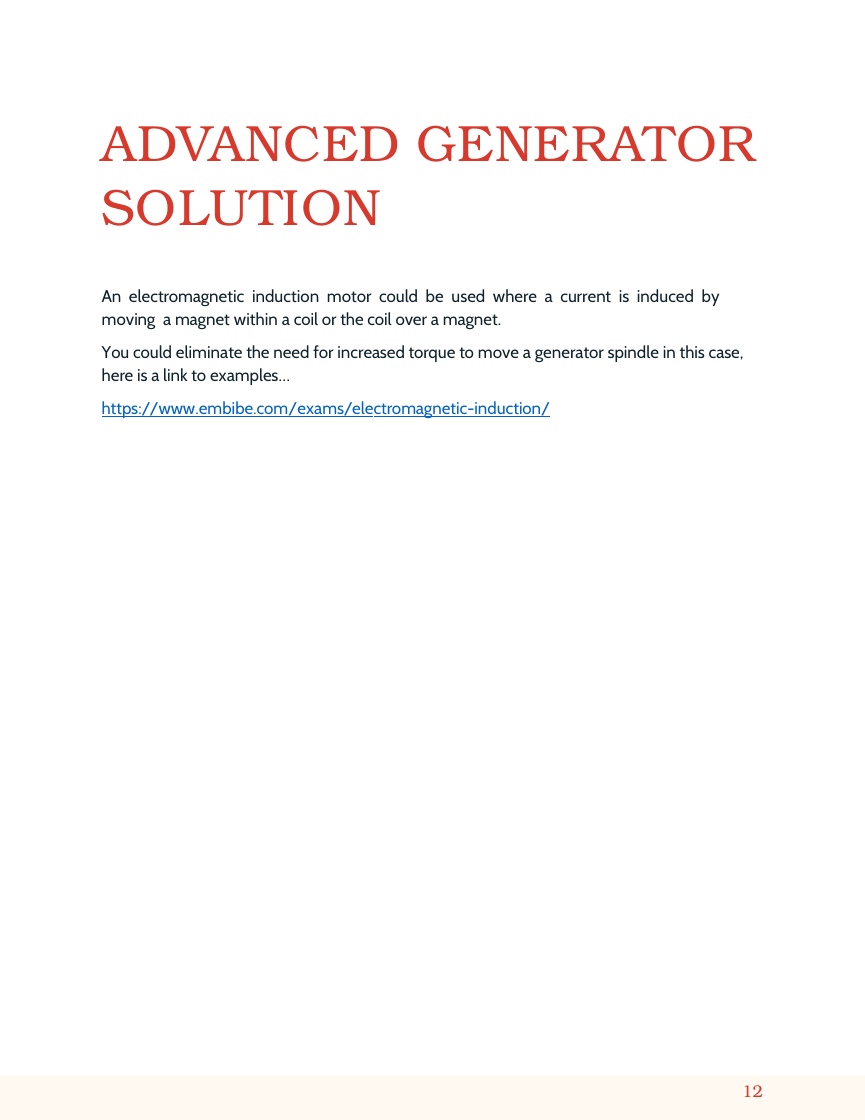
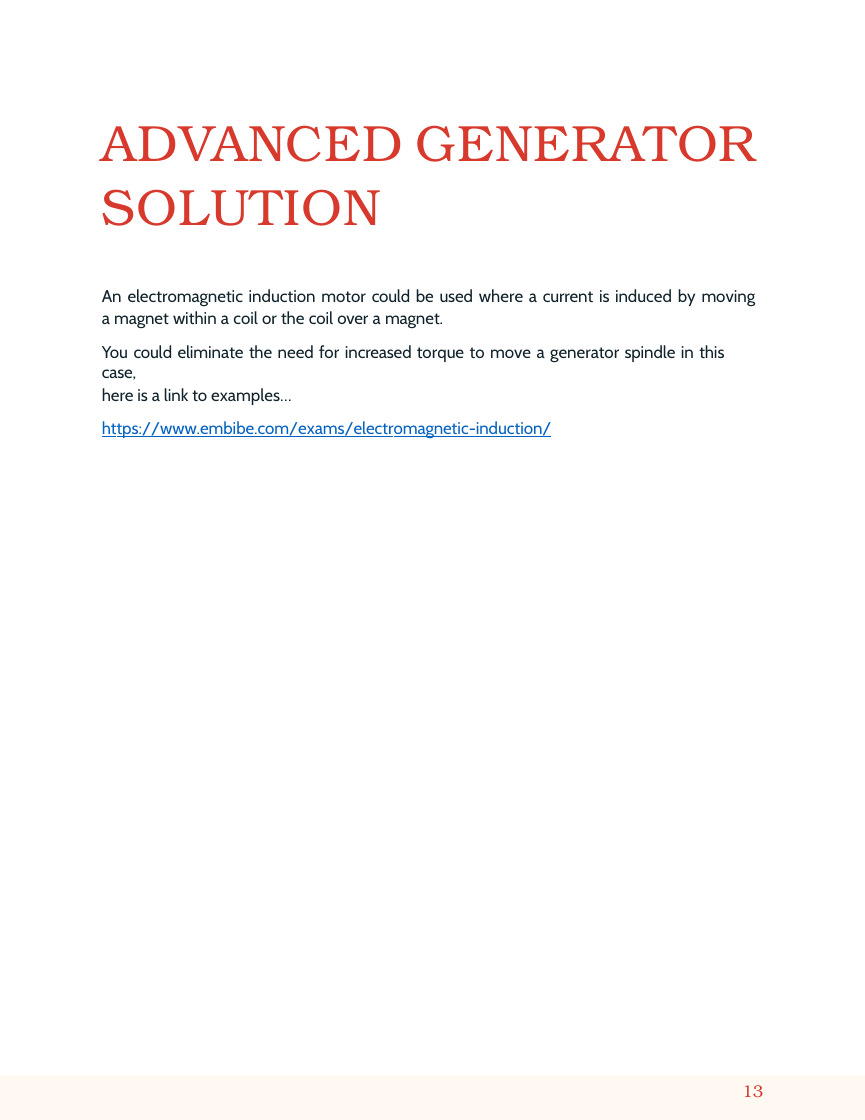
Before and after one commit to AMACMachine/Free-Energy, a slide deck: slide 13 of AMAC White Paper September 2nd 2023.pptx (slide 12 before the commit). Drawn at 865x1120 pixels with LibreOffice and Linux fonts; fonts in the diff are those of the drawing. Boxes give left, top, right and bottom in pixels: in the first picture for what was removed or moved away, otherwise in the second. Text is boxed around its words. In the diff, an @@ line names an element or a change of style, - is before the commit and + after.

```diff
--- a/AMAC White Paper September 2nd 2023.pptx
+++ b/AMAC White Paper September 2nd 2023.pptx
@@ title "ADVANCED GENERATOR SOLUTION" at (x1=102, y1=125, x2=756, y2=226): text colour #D73A2C to #D7392C; letter spacing 0.8 to 0.9 pt, letter spacing 0.3 to 0.9 pt in "ADVANCED GENERATOR"; letter spacing 0.8 to 0.6 pt in "ADVANCED GENERATOR SOLUTION"; letter spacing 0.8 to 1 pt in "ADVANCED SOLUTION"; letter spacing 0.3 to 0.6 pt, letter spacing 1.1 to 1 pt, letter spacing -0.3 to 0 pt in "GENERATOR"; letter spacing 0.5 to 0.9 pt, letter spacing 1.1 to 0.8 pt in "SOLUTION" @@
@@ text at (x1=102, y1=289, x2=756, y2=439): letter spacing -0.1 to 0 pt in "An electromagnetic induction motor where current is ...", "https://www.embibe.com/exams/electromagnetic-induction/"; letter spacing -0.1 to 0.1 pt in "electromagnetic", "https://www.embibe.com/exams/electromagnetic-induction/"; letter spacing 0 to -0.1 pt in "electromagnetic current", "https://www.embibe.com/exams/electromagnetic-induction/"; letter spacing 0.1 to -0.1 pt in "induction within", "https://www.embibe.com/exams/electromagnetic-induction/"; letter spacing -0.3 to -0.1 pt in "induction"; letter spacing -0.2 to -0.1 pt in "current within", "https://www.embibe.com/exams/electromagnetic-induction/"; letter spacing -0.1 to -0.2 pt in "moving"; text colour #0562C1 to #0462C1 in "https://www.embibe.com/exams/electromagnetic-induction/" @@
@@ text at (x1=102, y1=345, x2=724, y2=405): text changed @@
-You could eliminate the need for increased torque to move a generator spindle in this case, here is a link to examples…
+You could eliminate the need for increased torque to move a generator spindle in this case,
+here is a link to examples…
@@ freeform shape at (x1=0, y1=1075, x2=865, y2=1119): outline redrawn @@
@@ page number at (x1=742, y1=1085, x2=763, y2=1097): text changed; text colour #D73A2C to #D7392C @@
-12
+13
```
Also in this commit, not shown: 15 other slides changed, 3 slides added, 2 slides removed, 1 other file.
